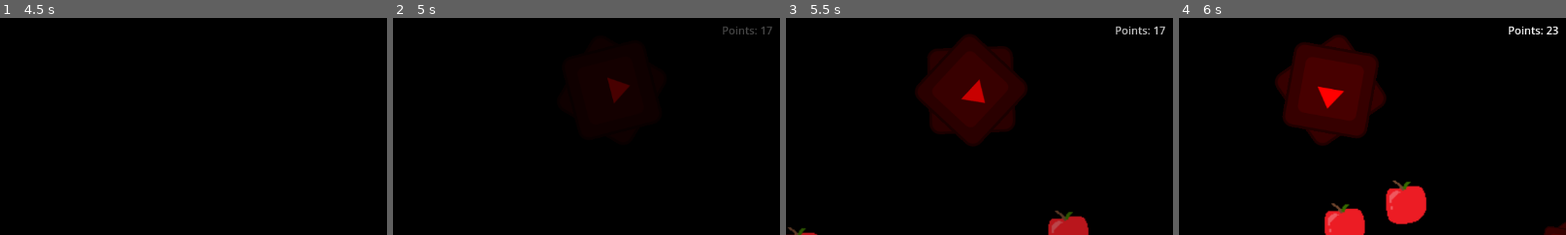
Above: before the commit, frames 1-4 (left to right).
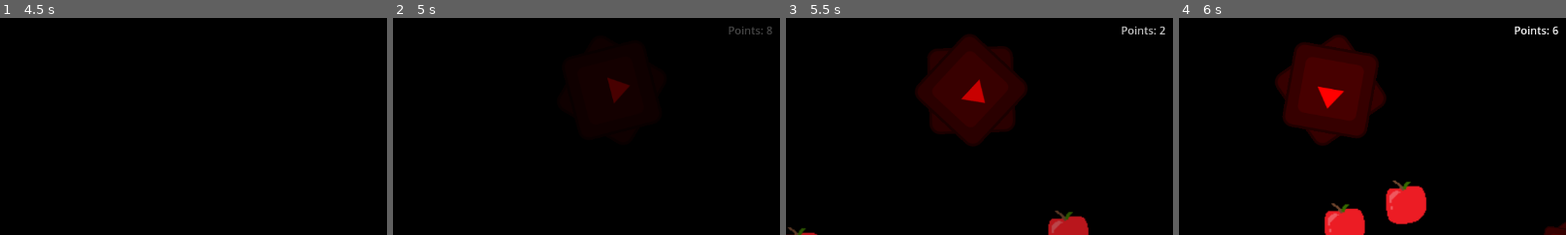
Above: after the commit, the same moments.

Repository: Kurooco/HonorsProject
Game: Godot game, scene res://globals/level_handler.tscn
Two runs of this game, one before a commit and one after it. Both use one fixed random seed, a clock stepped at 60 frames per second and the inputs below. The engine's default icon, where the game draws it, is replaced by a stand-in: a white triangle on a blue panel in a dark square.
Inputs:
- Up to frame 1 (4.5 s): hold Down (dive) 0.53-1.28 s; hold Right (right) 0.53-2.03 s; tap Up (jump) at 0.77, 1.52, 3.02, 3.77 s; tap Space (shoot) at 1.35, 2.85, 4.35 s; hold Left (left) 2.03-2.78 s; hold Down (dive) 2.03-2.78 s; hold Right (right) 2.78-4.28 s; hold Down (dive) 3.53-4.28 s; tap Enter at 4.25 s; hold Left (left) from 4.28 s (still down)
- Up to frame 2 (5 s): keep holding Left (left); tap Up (jump) at 4.52 s
- Up to frame 3 (5.5 s): release Left (left) at 5.03 s; hold Right (right) from 5.03 s (still down); hold Down (dive) from 5.03 s (still down)
- Up to frame 4 (6 s): release Right (right) at 5.78 s; release Down (dive) at 5.78 s; hold Left (left) from 5.78 s (still down); tap Space (shoot) at 5.85 s
The pictures show only the part of the screen within x 50-99%, y 0-50%; the shares and areas given below are measured in that part.

Frame 1 is identical in both runs. In frame 2, 0.2% of the frame differs, in the area x 85-98%, y 4-8%; in frame 3, 0.3%; in frame 4, 0.3%, in the area x 85-98%, y 3-8%.

Commit message:
reset coins upon death

Diff:
--- a/globals/Autoload.gd
+++ b/globals/Autoload.gd
@@ -1,5 +1,7 @@
 extends Node
 
-var points = 0
+var total_points = 0
+var level_points = 0
+var run_points = 0
 var player = null
 var level_handler = null
--- a/globals/level_handler.gd
+++ b/globals/level_handler.gd
@@ -27,6 +27,7 @@
 	await fade_ended
 	await get_tree().create_timer(1).timeout
 	set_level(current_level.scene_file_path)
+	Autoload.run_points = Autoload.level_points
 	fade_in()
 	await fade_ended
 
--- a/globals/level_handler.tscn
+++ b/globals/level_handler.tscn
@@ -1,7 +1,7 @@
 [gd_scene load_steps=6 format=3 uid="uid://jip4wup8hkl7"]
 
 [ext_resource type="Script" uid="uid://d2mcprb77tpp2" path="res://globals/level_handler.gd" id="1_2e1au"]
-[ext_resource type="PackedScene" uid="uid://ctkfbpows8frn" path="res://scenes/levels/level_1.tscn" id="2_71i82"]
+[ext_resource type="PackedScene" uid="uid://ctkfbpows8frn" path="res://scenes/levels/test_level.tscn" id="2_71i82"]
 [ext_resource type="Script" uid="uid://jah44sasojar" path="res://scenes/ui/hud.gd" id="3_cp8yn"]
 [ext_resource type="Texture2D" uid="uid://chaceujneqia" path="res://art/acorn.png" id="4_d5bor"]
 
--- a/scenes/levels/level_1.tscn
+++ b/scenes/levels/test_level.tscn
@@ -1,7 +1,7 @@
 [gd_scene load_steps=17 format=4 uid="uid://ctkfbpows8frn"]
 
 [ext_resource type="PackedScene" uid="uid://bkj34yi74b4m7" path="res://scenes/player/player.tscn" id="1_ksju7"]
-[ext_resource type="Script" uid="uid://bue5n6qihlk4c" path="res://scenes/levels/level_1.gd" id="1_x42e6"]
+[ext_resource type="Script" uid="uid://bue5n6qihlk4c" path="res://scenes/levels/test_level.gd" id="1_x42e6"]
 [ext_resource type="Texture2D" uid="uid://bc4d1grhqpqah" path="res://art/icon.svg" id="3_6761a"]
 [ext_resource type="PackedScene" uid="uid://c64x5ruyxsgfq" path="res://scenes/level_objects/auxiliary/random_spawner.tscn" id="3_nsrm0"]
 [ext_resource type="Texture2D" uid="uid://f6ekqhi8ot83" path="res://art/parallax.png" id="5_6761a"]
--- a/scenes/player/player.gd
+++ b/scenes/player/player.gd
@@ -75,12 +75,14 @@
 	elif(area is Collectable && area.autocollect):
 		area.collect()
 
+
 func shoot_acorn(dir):
 	var new_acorn = load("res://scenes/player/acorn_projectile.tscn").instantiate()
 	new_acorn.direction = dir
 	new_acorn.global_position = global_position
 	Autoload.level_handler.current_level.add_child(new_acorn)
 	acorns -= 1
+
 
 func apply_impact(i: Vector2):
 	impact += i
--- a/scenes/ui/hud.gd
+++ b/scenes/ui/hud.gd
@@ -9,7 +9,8 @@
 
 # Called every frame. 'delta' is the elapsed time since the previous frame.
 func _process(delta):
+	print(Autoload.run_points)
 	$ProgressBar.value = (Autoload.player.health_component.health/float(Autoload.player.health_component.max_health))*100
-	displayed_points = lerp(displayed_points, float(Autoload.points), 1 - pow(.05, delta))
+	displayed_points = lerp(displayed_points, float(Autoload.run_points), 1 - pow(.05, delta))
 	$Points.text = "Points: "+str(int(round(displayed_points)))
 	$AcornProgress.value = (Autoload.player.acorns/float(Autoload.player.max_acorns))*100
--- a/scenes/ui/point_awarder.gd
+++ b/scenes/ui/point_awarder.gd
@@ -2,7 +2,7 @@
 
 
 func award_points(amount: int) -> void:
-	Autoload.points += amount
+	Autoload.run_points += amount
 	var new_label : Label = load("res://scenes/ui/point_label.tscn").instantiate()
 	new_label.text = str(amount)
 	new_label.global_position = global_position
Renamed: scenes/levels/level_1.gd -> scenes/levels/test_level.gd
Renamed: scenes/levels/level_1.gd.uid -> scenes/levels/test_level.gd.uid
